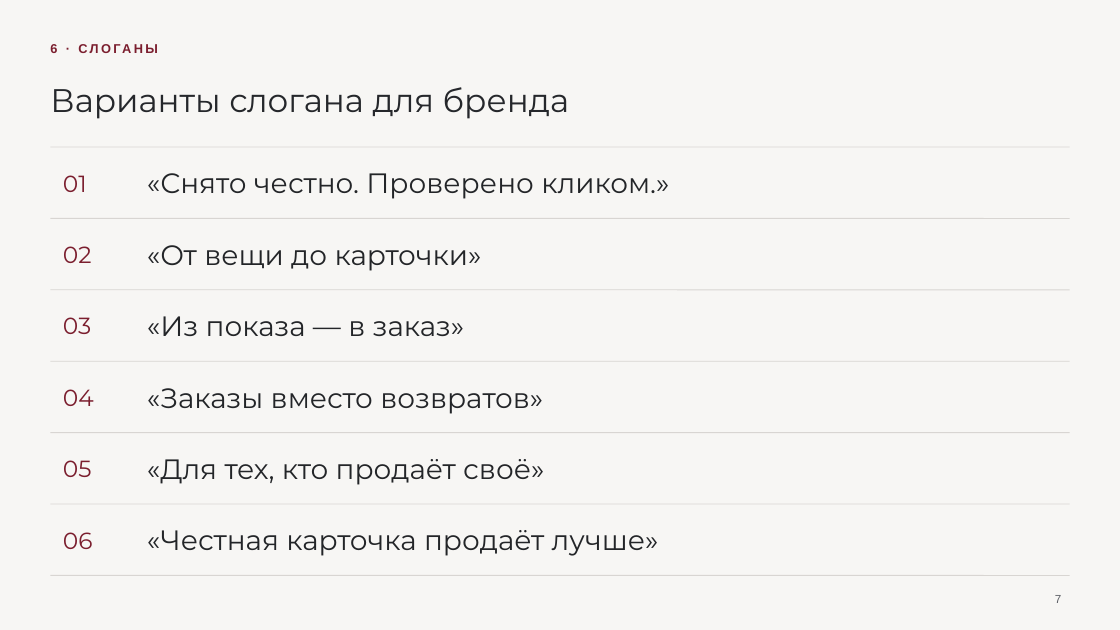
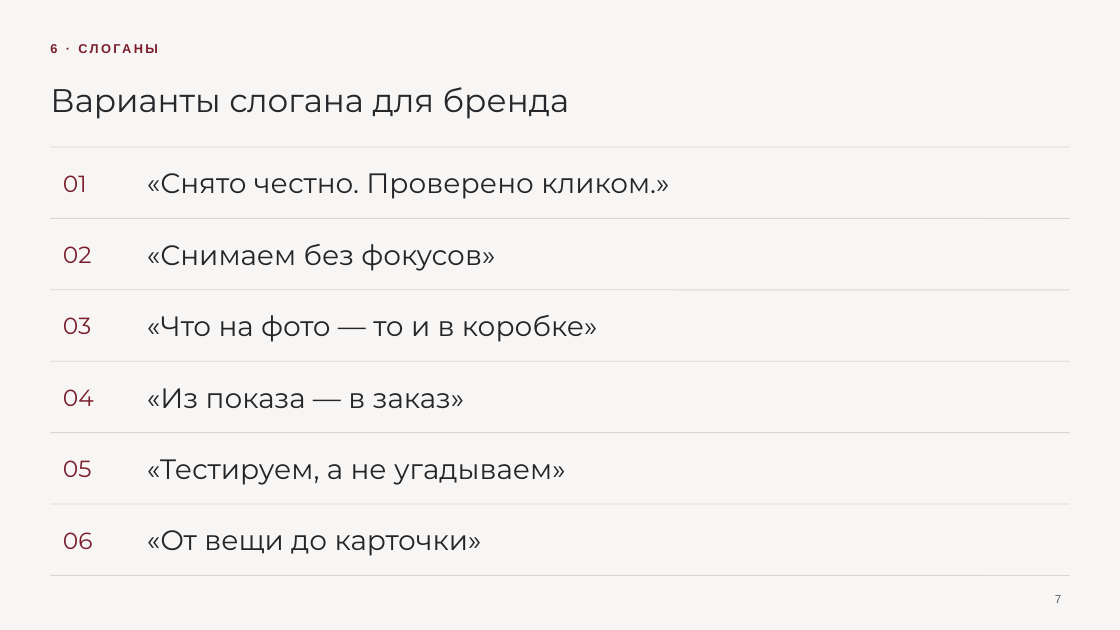
Before and after one commit to frnjuo/brand-photo-studio-, a slide deck: slide 7 of Презентация (редактируемая).pptx. Drawn at 1120x630 pixels with LibreOffice and Linux fonts; fonts in the diff are those of the drawing. Boxes give left, top, right and bottom in pixels: in the first picture for what was removed or moved away, otherwise in the second. Text is boxed around its words. In the diff, an @@ line names an element or a change of style, - is before the commit and + after.

```diff
--- a/Презентация (редактируемая).pptx
+++ b/Презентация (редактируемая).pptx
@@ text at (147, 244, 495, 271): text changed @@
-«От вещи до карточки»
+«Снимаем без фокусов»
@@ text added at (147, 315, 597, 342), 24 pt, text #232528 @@
+«Что на фото — то и в коробке»
@@ text "«Из показа — в заказ»": place and size @@
-text "«Из показа — в заказ»" at (147, 316, 465, 336)
+text "«Из показа — в заказ»" at (147, 388, 465, 408)
@@ text removed at (147, 388, 543, 414) @@
-«Заказы вместо возвратов»
@@ text at (147, 459, 566, 485): text changed @@
-«Для тех, кто продаёт своё»
+«Тестируем, а не угадываем»
@@ text at (147, 530, 482, 556): text changed @@
-«Честная карточка продаёт лучше»
+«От вещи до карточки»
```
Also in this commit, not shown: 4 other files.
